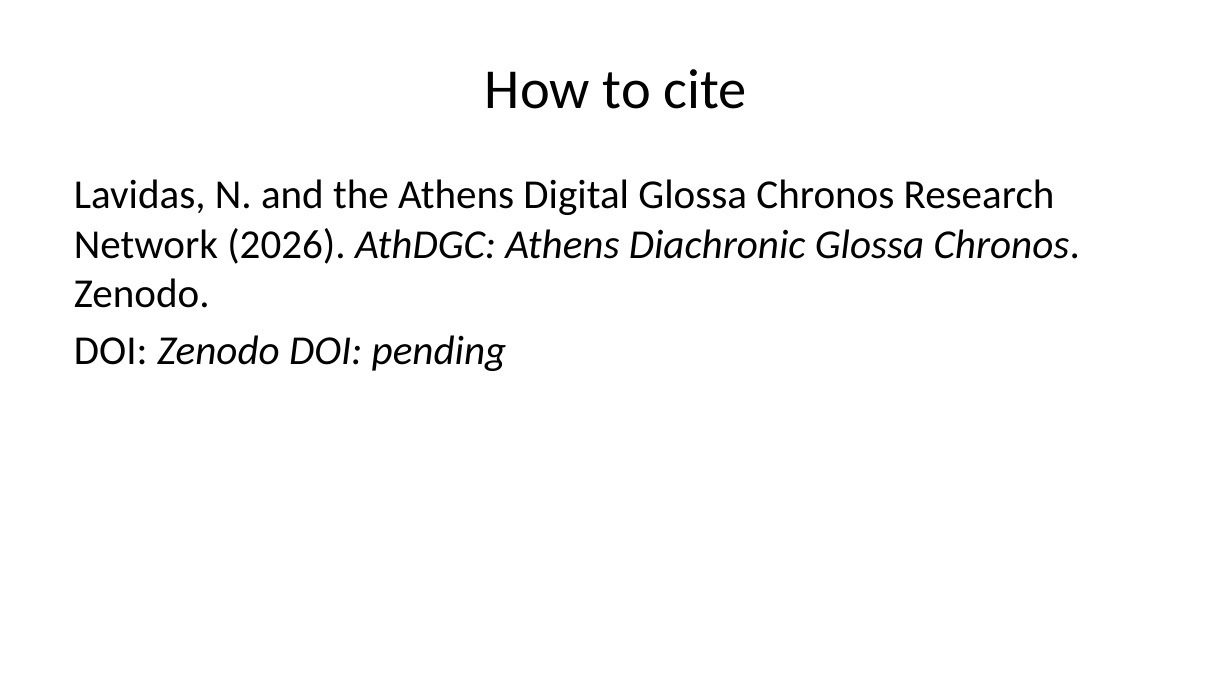
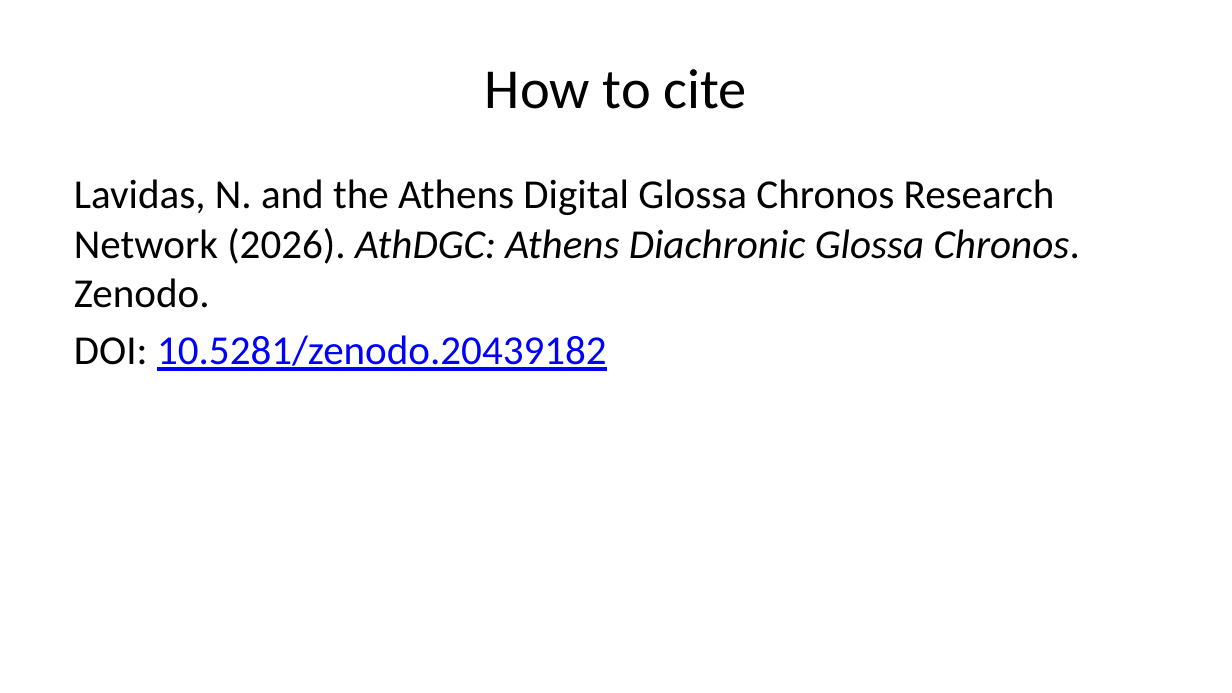
Before and after one commit to AthDGC/AthDGC.github.io, a slide deck: slide 9 of slides/announcement.pptx. Drawn at 1232x693 pixels with LibreOffice and Linux fonts; fonts in the diff are those of the drawing. Boxes give left, top, right and bottom in pixels: in the first picture for what was removed or moved away, otherwise in the second. Text is boxed around its words. In the diff, an @@ line names an element or a change of style, - is before the commit and + after.

```diff
--- a/slides/announcement.pptx
+++ b/slides/announcement.pptx
@@ text at <box>74,335,607,371</box>: text changed; text colour #000000 to #0000FF; italic off @@
-DOI: Zenodo DOI: pending
+DOI: 10.5281/zenodo.20439182
```
Also in this commit, not shown: 21 other files.
